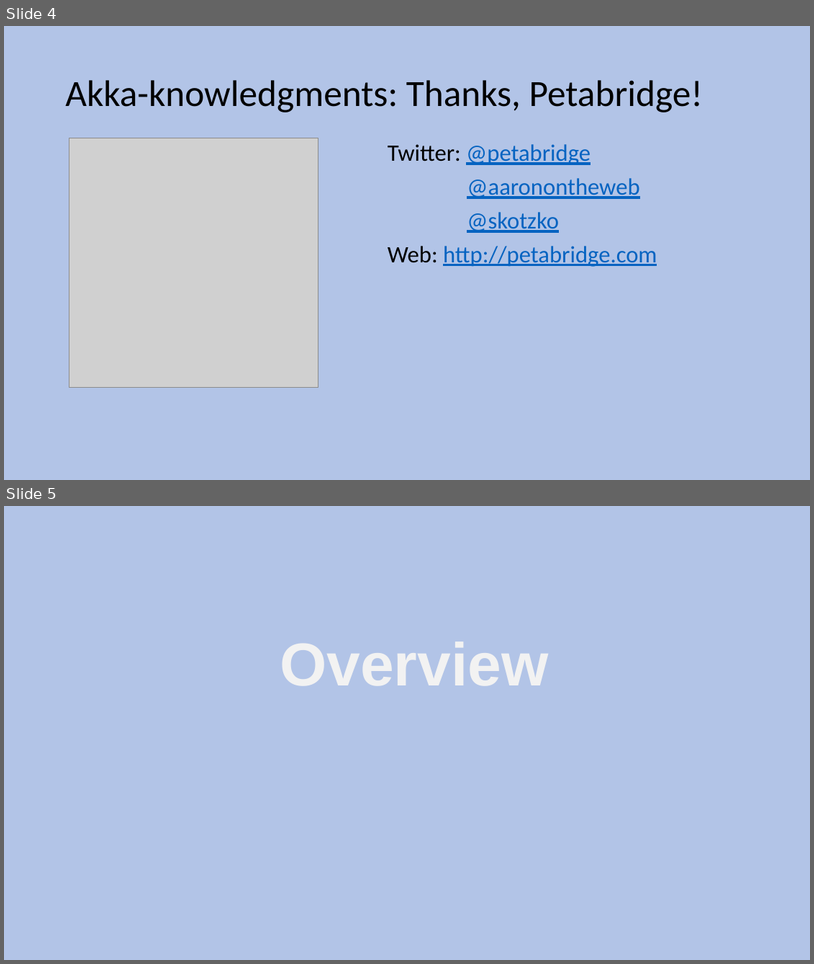
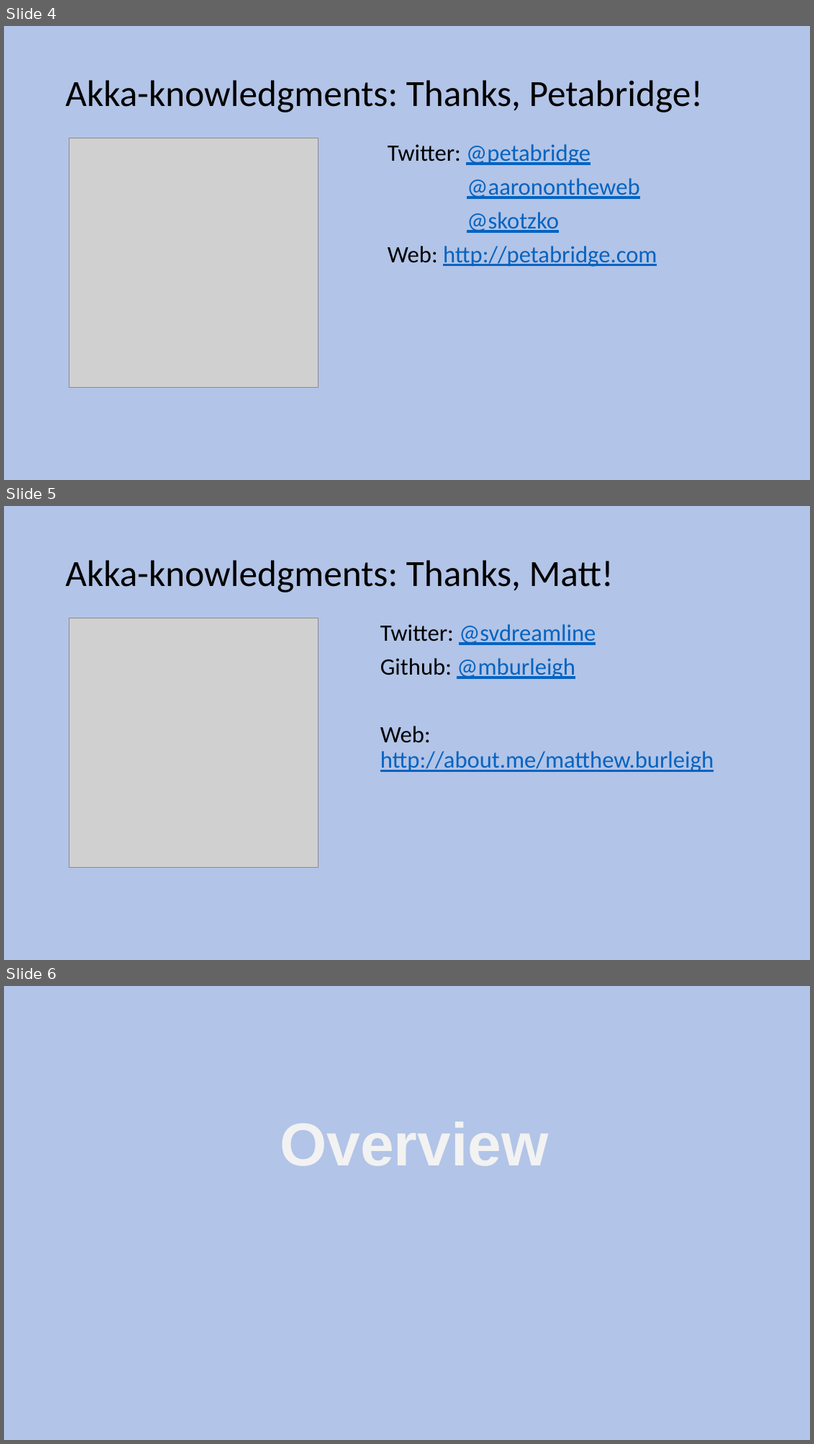
Before and after one commit to SeanKilleen/Presentations, a slide deck: 2016-06_AkkaIntro/presentation/BaltoMSDN_Akka.pptx. Shown one above the other, each under a label of ours: slides 4 and 5 before the commit, slides 4, 5 and 6 after it. The pictures are 814x964 and 814x1444 pixels, drawn with LibreOffice and Linux fonts; fonts in the diff are those of the drawing; grey boxes stand for pictures; background and template pictures are left out. Boxes give left, top, right and bottom in pixels: in the first picture for what was removed or moved away, otherwise in the second. Text is boxed around its words. In the diff, an @@ line names an element or a change of style, - is before the commit and + after.

```diff
--- a/2016-06_AkkaIntro/presentation/BaltoMSDN_Akka.pptx
+++ b/2016-06_AkkaIntro/presentation/BaltoMSDN_Akka.pptx
@@ slide 5 added at (x1=4, y1=506, x2=810, y2=960), background #B2C4E7 @@
@@ title added at (x1=65, y1=560, x2=614, y2=592), 44 pt, text #000000 @@
+Akka-knowledgments: Thanks, Matt!
@@ picture added at (x1=70, y1=618, x2=319, y2=867) @@
@@ text added at (x1=381, y1=624, x2=714, y2=772), 28 pt, text #0563C1, underline @@
+Twitter: @svdreamline
+Github: @mburleigh
+Web: http://about.me/matthew.burleigh
@@ what was slide 5 is now slide 6 @@
```
Also in this commit, not shown: 3 slides changed, 1 other file.
